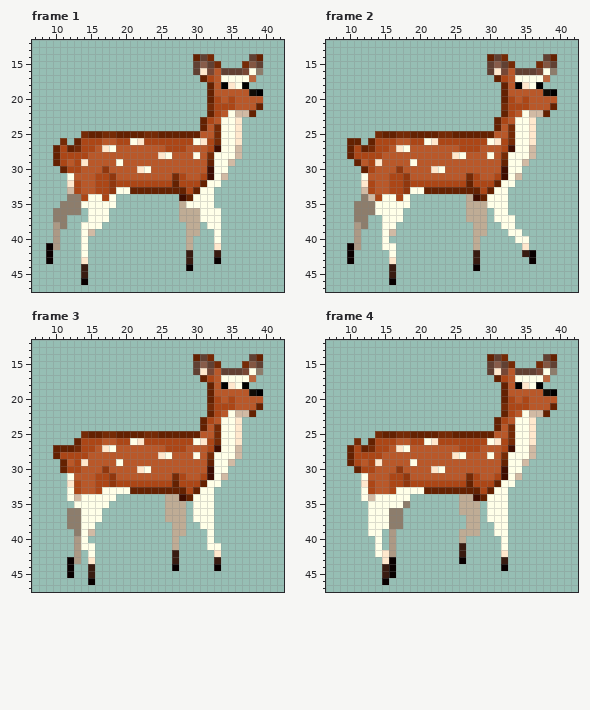
File history of a pixel-art file, Assets/Main/Art/Mobs/Forest Creatures/Dear_Female_01_Walking.aseprite. The first picture shows the starting point.
48x48 pixels, 14 frames. Pixels under 10% opacity are left out. Shown: frame 1: x 7..42, y 12..47; frame 2: x 7..42, y 12..47; frame 3: x 7..42, y 12..47; frame 4: x 7..42, y 12..47. The commit also changed other frames, which this record leaves out.
After the commit:
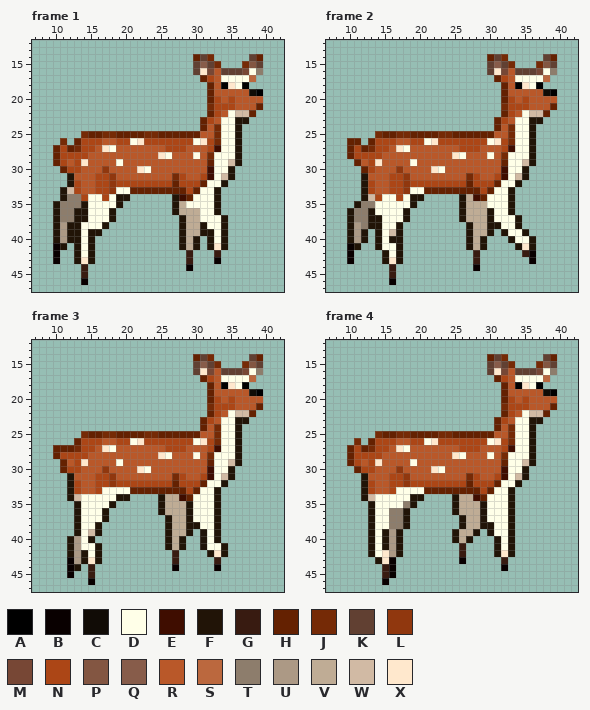
Palette (. is transparent): A #000000  B #090000  C #110c06  D #ffffe8  E #3f0d00  F #211407  G #381b11  H #642101  J #752a06  K #614032  L #90370e  M #774735  N #ac4616  P #835642  Q #875c4a  R #b95829  S #bb683e  T #8d7d6c  U #ac9985  V #bfac95  W #d1baa4  X #ffe8cd
Difference:
--- frame 1
@@ x 7..42 @@
 22 .........................HNRDWWH....
-23 ........................HNRDDX......
-24 ........................HRJDDX......
-25 .......JHHJJHHHHJJHHHHHHRRJDDX......
-26 ....J.HNNNRRNNDXNNNNNNNDXNJDDX......
-27 ...HNHJNNRXDRRRRRRRNNNRRRNEDDW......
-28 ...HNNNNRRRRRRRRRRXDRRRDRJDDDW......
-29 ...HNRNXRRRRDRRRRRRRRRRRRHDDW.......
-30 ....HNNRRRLRRRRXDRRRRRRRREDD........
-31 .....DRRRNNLRRRRRRRRJNRRNEDW........
-32 .....XNRRNNLNNNNNNNNHNNNHDD.........
-33 .....WNRRNNLDDHHHHHHHHNHDD..........
-34 .....TTNDDND.........EHDDD..........
-35 ....TTTDDDDD.........VDDDD..........
-36 ...TTTT.DDD..........VVVDDD.........
-37 ...TT...DDD..........VVVDDD.........
-38 ...UT..DDD............VV.DD.........
-39 ...U...DW.............VV..D.........
-40 ...U...D..............V...D.........
-41 ..BU...D..............V...X.........
-42 ..B....D..............G...G.........
-43 ..B....X..............G...B.........
+23 ........................HNRDDFF.....
+24 ........................HRJDDF......
+25 .......JHHJJHHHHJJHHHHHHRRJDDF......
+26 ....J.HNNNRRNNDXNNNNNNNDXNJDDF......
+27 ...HNHJNNRXDRRRRRRRNNNRRRNEDDF......
+28 ...HNNNNRRRRRRRRRRXDRRRDRJDDDF......
+29 ...HNRNXRRRRDRRRRRRRRRRRRHDDWF......
+30 ....HNNRRRLRRRRXDRRRRRRRREDDF.......
+31 .....FRRRNNLRRRRRRRRJNRRNEDWF.......
+32 .....FNRRNNLNNNNNNNNHNNNHDDF........
+33 ....FWNRRNNLDDHHHHHHHHNHDDF.........
+34 ....FTTNDDNDFF......FEHDDDF.........
+35 ...FTTTFDDDDF.......FVDDDDF.........
+36 ...FTTFFDDDF........FVVVDDF.........
+37 ...FTTFFDDDF.........FVVDDDF........
+38 ...FUFFDDDF..........FVVFDDF........
+39 ...FUFFDFF...........FVVFFDF........
+40 ...FUFFDF............FVF.FDF........
+41 ...BF.FDF............FVF.FXF........
+42 ...B..FDF.............G...G.........
+43 ...B..FXF.............G...B.........
 44 .......G..............B.............
--- frame 2
@@ x 7..42 @@
 22 .........................HNRDWWH....
-23 ........................HNRDDX......
-24 ........................HRJDDX......
-25 .......JHHJJHHHHJJHHHHHHRRJDDX......
-26 ...HH.HNNNRRNNDXNNNNNNNDXNJDDX......
-27 ...HNHJNNRXDRRRRRRRNNNRRRNEDDW......
-28 ...HNNNNRRRRRRRRRRXDRRRDRJDDDW......
-29 ....HRNXRRRRDRRRRRRRRRRRRHDDW.......
-30 .....HNRRRLRRRRXDRRRRRRRREDD........
-31 .....DRRRNNLRRRRRRRRJNRRNEDW........
-32 .....XNRRNNLNNNNNNNNHNNNHDD.........
-33 .....WNRRNNLDDHHHHHHHHNHDD..........
-34 .....TWNDDND........VEHDDD..........
-35 ....TTTDDDDD........VVVDDD..........
-36 ....TTTDDDD.........VVV.DD..........
-37 ....TT..DDD.........VVV.DDD.........
-38 ....UT..DD...........VV..DD.........
-39 ....U...DW...........VV...DD........
-40 ....U...D............V.....DD.......
-41 ...BU...DD...........V......X.......
-42 ...B.....D...........G......GB......
-43 ...B.....X...........G.......B......
+23 ........................HNRDDFF.....
+24 ........................HRJDDF......
+25 .......JHHJJHHHHJJHHHHHHRRJDDF......
+26 ...HH.HNNNRRNNDXNNNNNNNDXNJDDF......
+27 ...HNHJNNRXDRRRRRRRNNNRRRNEDDF......
+28 ...HNNNNRRRRRRRRRRXDRRRDRJDDDF......
+29 ....HRNXRRRRDRRRRRRRRRRRRHDDWF......
+30 .....HNRRRLRRRRXDRRRRRRRREDDF.......
+31 .....FRRRNNLRRRRRRRRJNRRNEDWF.......
+32 .....FNRRNNLNNNNNNNNHNNNHDDF........
+33 .....FNRRNNLDDHHHHHHHHNHDDF.........
+34 .....FWNDDNDFF.....FVEHDDDF.........
+35 ....FTTDDDDDF......FVVVDDDF.........
+36 ...FTTFDDDDF.......FVVVFDDF.........
+37 ...FTTFFDDDF.......FVVVFDDDF........
+38 ...FUTFFDDF.........FVVFFDDF........
+39 ...FUF.FDWF.........FVVF.FDDF.......
+40 ...FUF.FDFF.........FVF...FDDF......
+41 ...BF..FDDF.........FVF....FXF......
+42 ...B....FDF..........G......GB......
+43 ...B....FXF..........G.......B......
 44 .........G...........B..............
--- frame 3
@@ x 7..42 @@
 22 .........................HNRDWWH....
-23 ........................HNRDDX......
-24 ........................HRJDDX......
-25 .......JHHJJHHHHJJHHHHHHRRJDDX......
-26 ......HNNNRRNNDXNNNNNNNDXNJDDX......
-27 ...HHHJNNRXDRRRRRRRNNNRRRNEDDW......
-28 ...HNNNNRRRRRRRRRRXDRRRDRJDDDW......
-29 ....HRNXRRRRDRRRRRRRRRRRRHDDW.......
-30 ....HNNRRRLRRRRXDRRRRRRRREDD........
-31 .....DRRRNNLRRRRRRRRJNRRNEDW........
-32 .....XNRRNNLNNNNNNNNHNNNHDD.........
-33 .....DNRRNDDDDHHHHHHHHNHDD..........
-34 .....DWDDDDD.......VVEHDDD..........
-35 ......DDDDD........VVV.DDD..........
-36 .....TTDDD.........VVV.DDD..........
-37 .....TTDDD.........VVV.DDD..........
-38 .....TTDD...........VV..DD..........
-39 ......TDW...........VV...D..........
-40 ......UD............V....D..........
-41 ......UDD...........V....DD.........
-42 ......U.D...........G.....X.........
-43 .....BU.X...........G.....G.........
-44 .....B..G...........B.....B.........
+23 ........................HNRDDFF.....
+24 ........................HRJDDF......
+25 .......JHHJJHHHHJJHHHHHHRRJDDF......
+26 ......HNNNRRNNDXNNNNNNNDXNJDDF......
+27 ...HHHJNNRXDRRRRRRRNNNRRRNEDDF......
+28 ...HNNNNRRRRRRRRRRXDRRRDRJDDDF......
+29 ....HRNXRRRRDRRRRRRRRRRRRHDDWF......
+30 ....HNNRRRLRRRRXDRRRRRRRREDDF.......
+31 .....FRRRNNLRRRRRRRRJNRRNEDWF.......
+32 .....FNRRNNLNNNNNNNNHNNNHDDF........
+33 .....FNRRNDDDDHHHHHHHHNHDDF.........
+34 .....FWDDDDDFF....FVVEHDDDF.........
+35 ......FDDDDF......FVVVFDDDF.........
+36 ......FDDDF.......FVVVFDDDF.........
+37 ......FDDDF........FVVFDDDF.........
+38 ......FDDF.........FVVFFDDF.........
+39 ......FDWF.........FVVF.FDF.........
+40 .....FUDF..........FVF..FDF.........
+41 .....FUDDF.........FVF..FDDF........
+42 .....FUFDF..........G....FXF........
+43 .....BUFXF..........G.....G.........
+44 .....BF.G...........B.....B.........
 45 .....B..G...........................
--- frame 4
@@ x 7..42 @@
 22 .........................HNRDWWH....
-23 ........................HNRDDX......
-24 ........................HRJDDX......
-25 .......JHHJJHHHHJJHHHHHHRRJDDX......
-26 ....J.HNNNRRNNDXNNNNNNNDXNJDDX......
-27 ...HNHJNNRXDRRRRRRRNNNRRRNEDDW......
-28 ...HNNNNRRRRRRRRRRXDRRRDRJDDDW......
-29 ...HNRNXRRRRDRRRRRRRRRRRRHDDW.......
-30 ....HNNRRRLRRRRXDRRRRRRRREDD........
-31 .....DRRRNNLRRRRRRRRJNRRNEDW........
-32 .....XNRRNNLNNNNNNNNHNNNHDD.........
-33 .....DNRRNDDDDHHHHHHHHNHDD..........
-34 .....DWDDDDD.......VVEHDDD..........
-35 ......DDDDDT.......VVV.DDD..........
-36 ......DDDTT........VVV.DDD..........
-37 ......DDDTT.........VV.DDD..........
-38 ......DDDTT.........VV..DD..........
-39 ......DD.U.........VVV..DD..........
-40 .......D.U.........V.....D..........
-41 .......D.U.........G.....D..........
-42 .......DXU.........G.....X..........
-43 ........XB.........B.....G..........
+23 ........................HNRDDFF.....
+24 ........................HRJDDF......
+25 .......JHHJJHHHHJJHHHHHHRRJDDF......
+26 ....J.HNNNRRNNDXNNNNNNNDXNJDDF......
+27 ...HNHJNNRXDRRRRRRRNNNRRRNEDDF......
+28 ...HNNNNRRRRRRRRRRXDRRRDRJDDDF......
+29 ...HNRNXRRRRDRRRRRRRRRRRRHDDWF......
+30 ....HNNRRRLRRRRXDRRRRRRRREDDF.......
+31 .....FRRRNNLRRRRRRRRJNRRNEDWF.......
+32 .....FNRRNNLNNNNNNNNHNNNHDDF........
+33 .....FNRRNDDDDHHHHHHHHNHDDF.........
+34 .....FWDDDDDFF....FVVEHDDDF.........
+35 ......FDDDDTF.....FVVVFDDDF.........
+36 ......FDDTTF......FVVVFDDDF.........
+37 ......FDDTTF.......FVVFDDDF.........
+38 ......FDDTTF.......FVVFFDDF.........
+39 ......FDFUF.......FVVF.FDDF.........
+40 ......FDFUF.......FVF...FDF.........
+41 ......FDFUF........G....FDF.........
+42 ......FDXUF........G....FXF.........
+43 .......FXB.........B.....G..........
 44 ........GB...............B..........
Changed places in both pictures, as pixel boxes (x1, y1, x2, y2):
changed: (172, 117, 249, 250)
changed: (46, 173, 130, 264)
changed: (459, 117, 543, 250)
changed: (347, 173, 424, 264)
changed: (158, 417, 249, 557)
changed: (67, 473, 130, 571)
changed: (452, 417, 543, 557)
changed: (361, 473, 424, 564)
